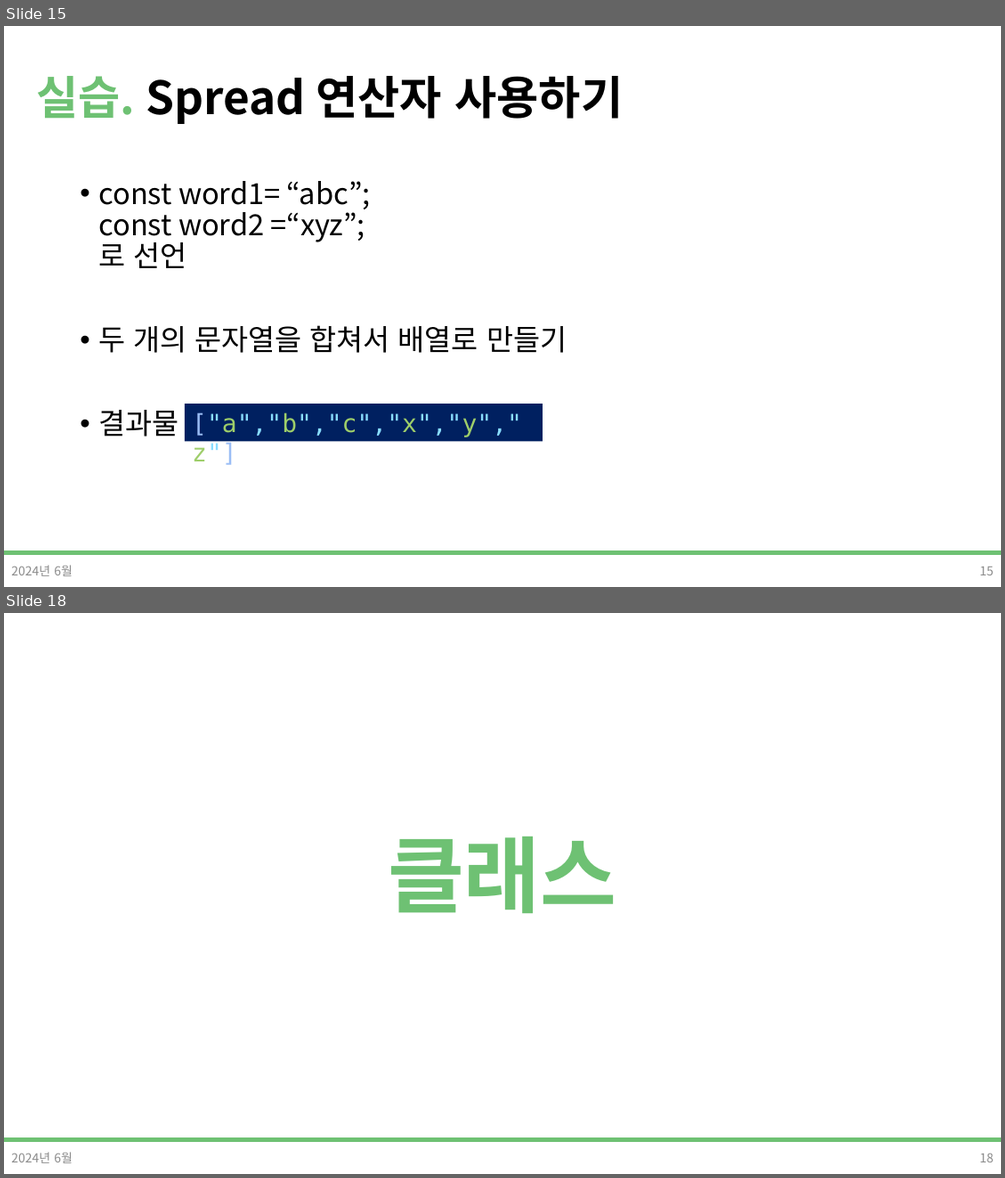
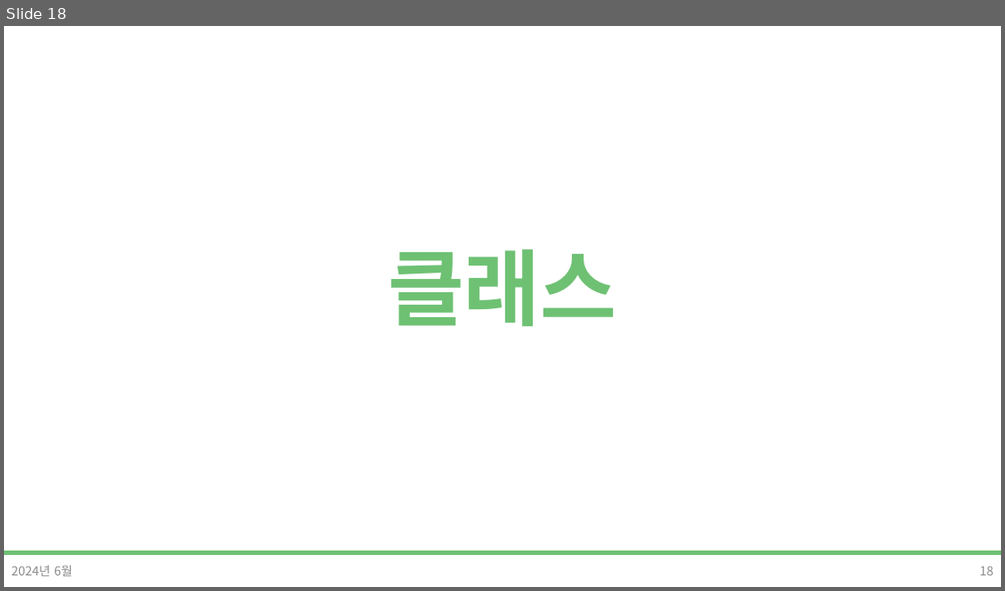
Before and after one commit to DevDamon0527/SeSAC_Yeongdeungpo_Campus_6th, a slide deck: material/[SeSAC_YDP_6] 09_Javascript_고급.pptx. Shown one above the other, each under a label of ours: slides 15 and 18 before the commit, slide 18 after it; the slides between them are not shown. The pictures are 1005x1178 and 1005x591 pixels, drawn with LibreOffice and Linux fonts; fonts in the diff are those of the drawing; background and template pictures are left out. Boxes give left, top, right and bottom in pixels: in the first picture for what was removed or moved away, otherwise in the second. Text is boxed around its words. In the diff, an @@ line names an element or a change of style, - is before the commit and + after.

```diff
--- a/material/[SeSAC_YDP_6] 09_Javascript_고급.pptx
+++ b/material/[SeSAC_YDP_6] 09_Javascript_고급.pptx
@@ slide 15 removed at bbox=[4, 26, 1001, 587], background #FFFFFF; not listed: 1 template element that a slide beside it also shows @@
@@ title removed at bbox=[36, 76, 623, 124] @@
-실습. Spread 연산자 사용하기
@@ text removed at bbox=[98, 181, 566, 436] @@
-• const word1= “abc”;
-  const word2 =“xyz”;
-  로 선언
-• 두 개의 문자열을 합쳐서 배열로 만들기
-• 결과물
@@ rectangle removed at bbox=[185, 403, 543, 441] @@
-["a","b","c","x","y","z"]
@@ text removed at bbox=[11, 564, 73, 576] @@
-2024년 6월
@@ page number removed at bbox=[979, 566, 994, 575] @@
-15
```
Also in this commit, not shown: 10 slides changed, 1 slide added, 1 other slide removed, 1 other file.
